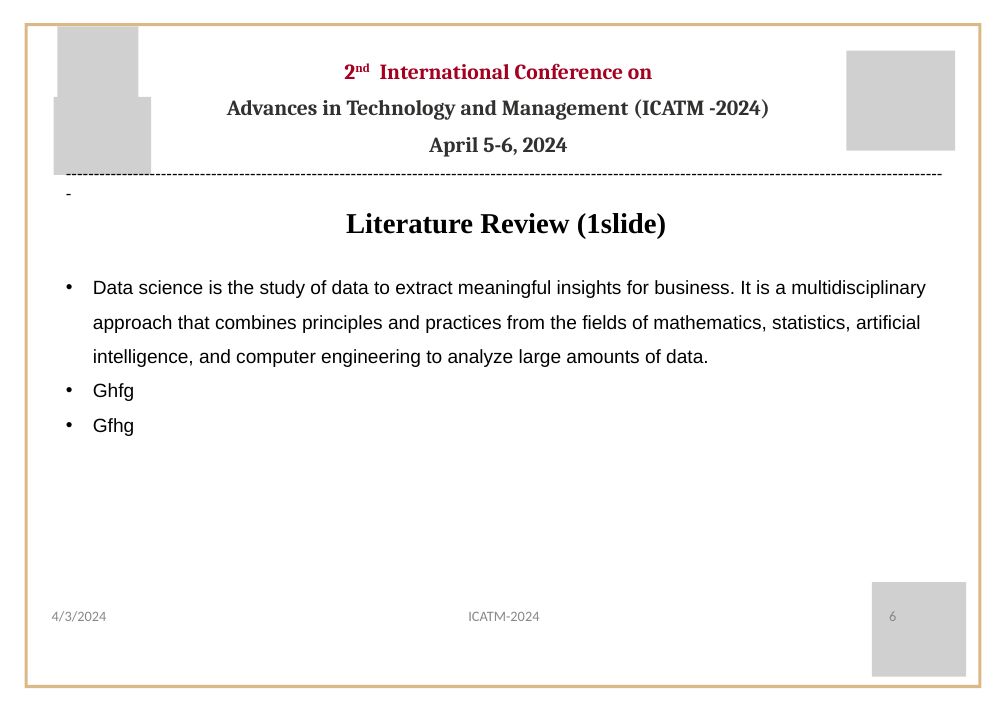
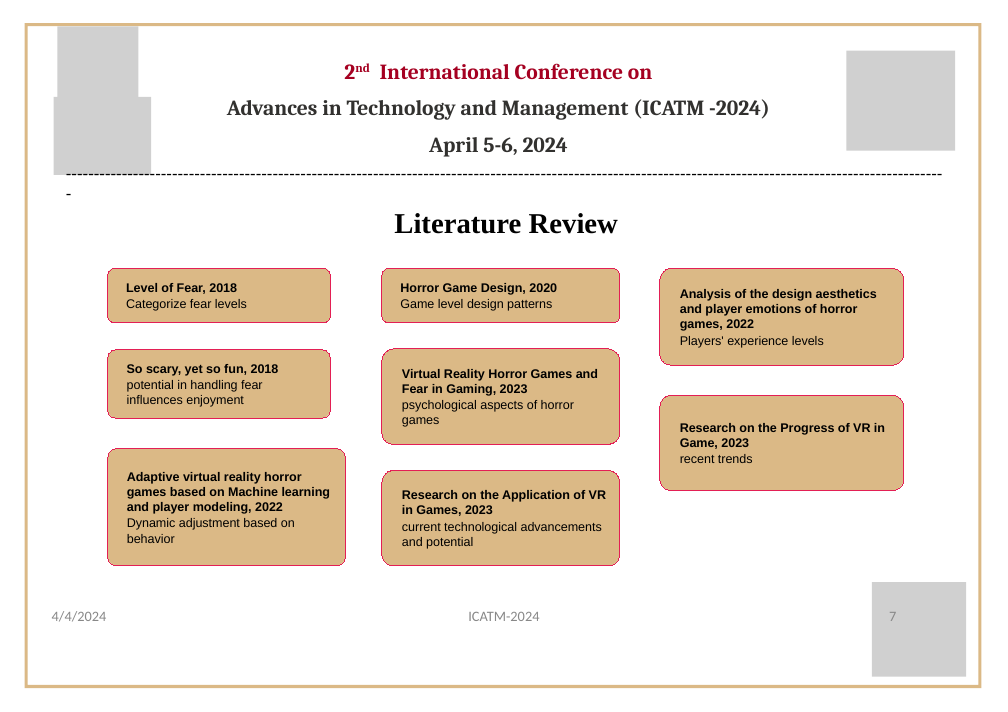
Before and after one commit to ShrutiSabbanii/VRHorror, a slide deck: slide 7 of ICATM/ICATM-2024 presenation template.pptx (slide 6 before the commit). Drawn at 1008x712 pixels with LibreOffice and Linux fonts; fonts in the diff are those of the drawing; grey boxes stand for pictures; background and template pictures are left out. Boxes give left, top, right and bottom in pixels: in the first picture for what was removed or moved away, otherwise in the second. Text is boxed around its words. In the diff, an @@ line names an element or a change of style, - is before the commit and + after.

```diff
--- a/ICATM/ICATM-2024 presenation template.pptx
+++ b/ICATM/ICATM-2024 presenation template.pptx
@@ text at box(394, 213, 618, 234): text changed @@
-Literature Review (1slide)
+Literature Review
@@ rounded rectangle added at box(108, 268, 330, 322), fill #DBB986, outline #E31F55 0.75 pt, 10.5 pt, text #000000 @@
+Level of Fear, 2018
+Categorize fear levels
@@ rounded rectangle added at box(382, 268, 620, 322), fill #DBB986, outline #E31F55 0.75 pt, 10.5 pt, text #000000 @@
+Horror Game Design, 2020
+Game level design patterns
@@ rounded rectangle added at box(660, 268, 904, 366), fill #DBB986, outline #E31F55 0.75 pt, 10.5 pt, text #000000, bold @@
+Analysis of the design aesthetics and player emotions of horror games, 2022
+Players' experience levels
@@ text removed at box(93, 280, 926, 436) @@
-• Data science is the study of data to extract meaningful insights for business. It is a multidisciplinary approach that combines principles and practices from the fields of mathematics, statistics, artificial intelligence, and computer engineering to analyze large amounts of data.
-• Ghfg
-• Gfhg
@@ rounded rectangle added at box(108, 350, 330, 419), fill #DBB986, outline #E31F55 0.75 pt, 10.5 pt, text #000000 @@
+So scary, yet so fun, 2018
+potential in handling fear influences enjoyment
@@ rounded rectangle added at box(382, 349, 620, 445), fill #DBB986, outline #E31F55 0.75 pt, 10.5 pt, text #000000, bold @@
+Virtual Reality Horror Games and Fear in Gaming, 2023
+psychological aspects of horror games
@@ rounded rectangle added at box(660, 395, 904, 491), fill #DBB986, outline #E31F55 0.75 pt, 10.5 pt, text #000000, bold @@
+Research on the Progress of VR in Game, 2023
+recent trends
@@ rounded rectangle added at box(108, 448, 346, 566), fill #DBB986, outline #E31F55 0.75 pt, 10.5 pt, text #000000, bold @@
+Adaptive virtual reality horror games based on Machine learning and player modeling, 2022
+Dynamic adjustment based on behavior
@@ rounded rectangle added at box(382, 471, 620, 567), fill #DBB986, outline #E31F55 0.75 pt, 10.5 pt, text #000000 @@
+Research on the Application of VR in Games, 2023
+current technological advancements and potential
@@ text at box(52, 611, 107, 622): text changed @@
-4/3/2024
+4/4/2024
@@ page number at box(889, 612, 896, 621): text changed @@
-6
+7
```
Also in this commit, not shown: 16 other slides changed, 1 slide added, 14 other files.
